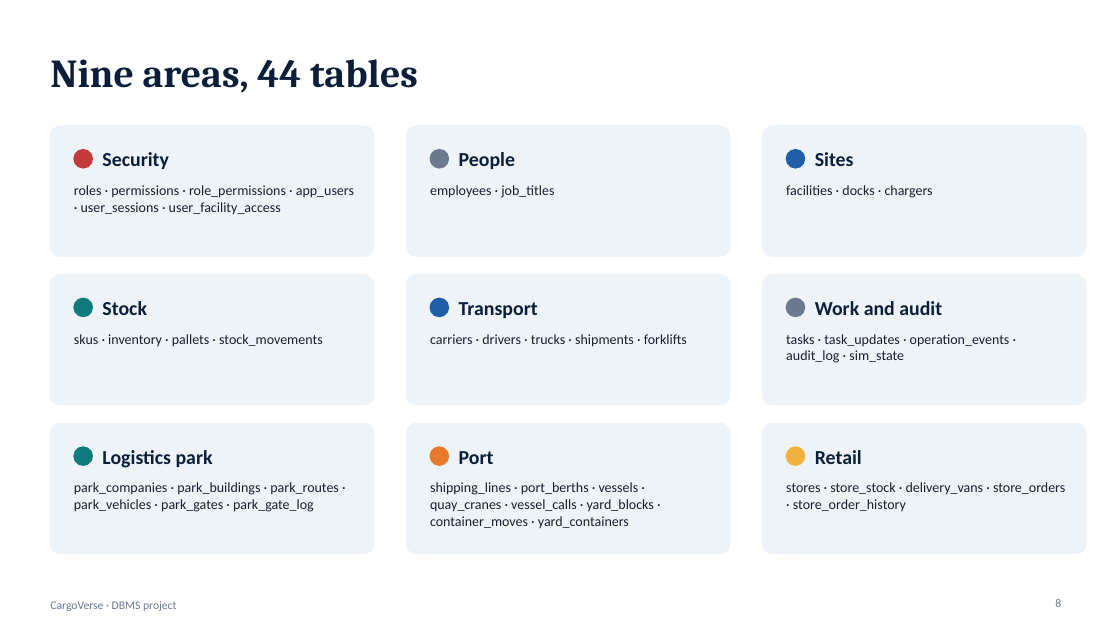
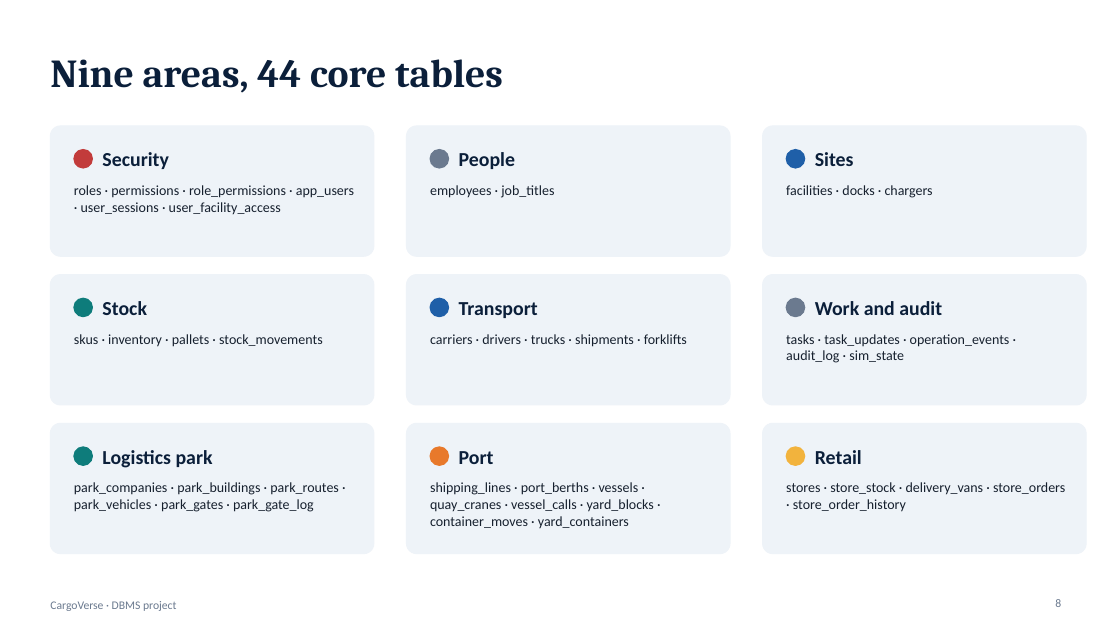
Before and after one commit to Vishal-S007/CargoVerse, a slide deck: slide 8 of docs/CargoVerse-Presentation.pptx. Drawn at 1120x630 pixels with LibreOffice and Linux fonts; fonts in the diff are those of the drawing. Boxes give left, top, right and bottom in pixels: in the first picture for what was removed or moved away, otherwise in the second. Text is boxed around its words. In the diff, an @@ line names an element or a change of style, - is before the commit and + after.

```diff
--- a/docs/CargoVerse-Presentation.pptx
+++ b/docs/CargoVerse-Presentation.pptx
@@ title at [50,59,503,93]: text changed @@
-Nine areas, 44 tables
+Nine areas, 44 core tables
```
Also in this commit, not shown: 5 other slides changed, 3 slides added, 8 other files.
